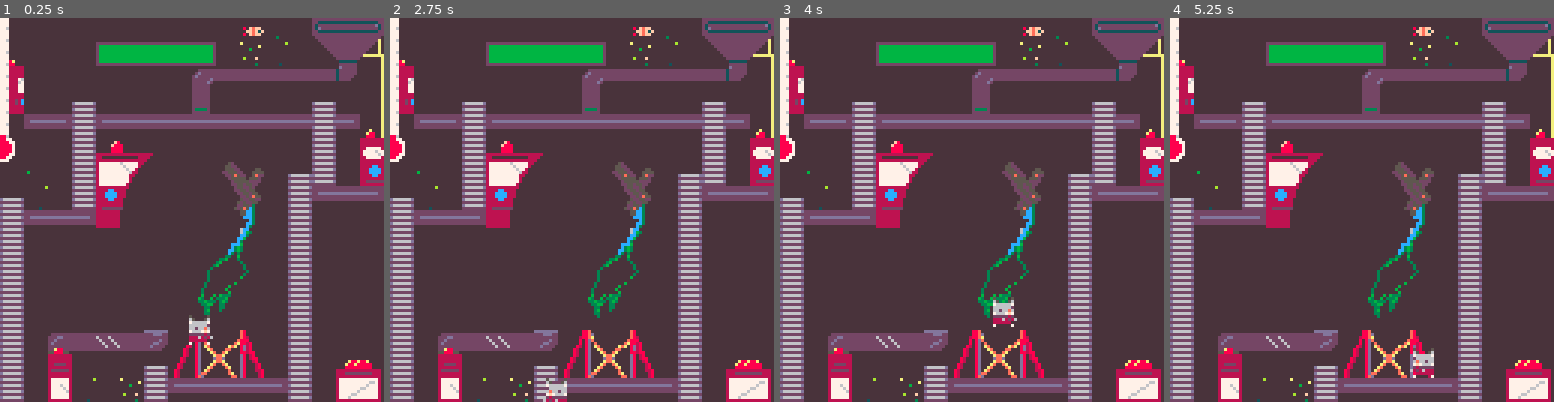
Above: before the commit, frames 1-4 (left to right).
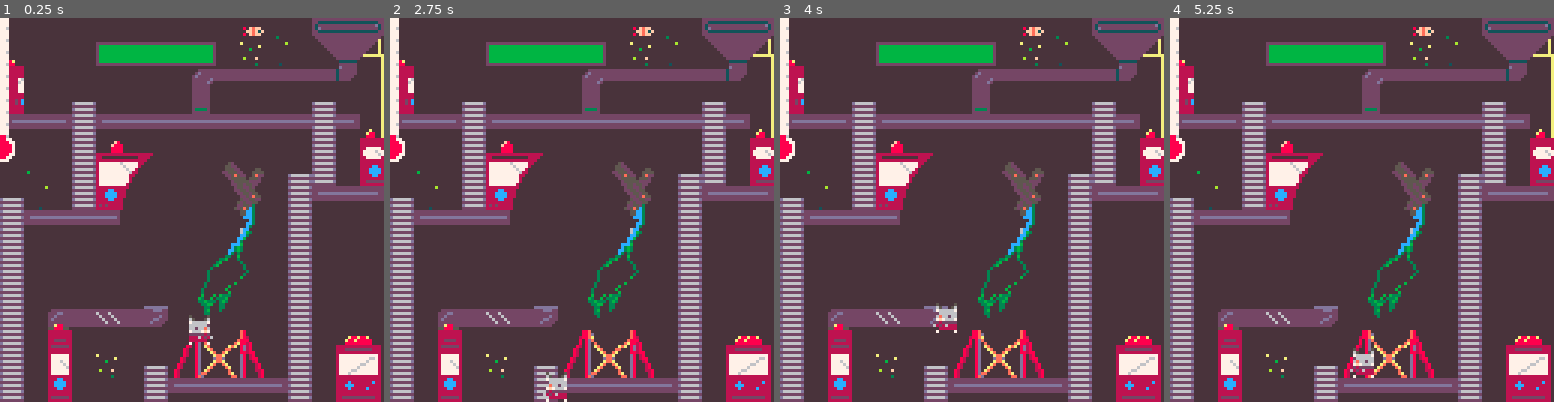
Above: after the commit, the same moments.

Repository: keatontate/gmtk-jam-2025
Game: PICO-8 cartridge src/loop-game.p8
The game is run twice, just before and just after one commit, with the same random seed, the same clock (stepped at 60 frames per second) and the same inputs.
Inputs:
- Up to frame 1 (0.25 s): no input
- Up to frame 2 (2.75 s): tap O (Z key) at 0.33, 0.7, 1.43, 2.22 s; hold Left 1.97-2.37 s; hold Down from 2.42 s (still down)
- Up to frame 3 (4 s): release Down at 2.82 s; hold Right 2.87-3.53 s; tap O (Z key) at 3.1, 3.98 s; hold Up from 3.58 s (still down)
- Up to frame 4 (5.25 s): release Up at 4.08 s; hold Right 4.13-4.53 s; hold Down 4.58-5.08 s; tap O (Z key) at 4.87 s; hold Left from 5.13 s (still down)

The runs differ from the first frame. In frame 1, 5.8% of the frame differs, in the area x 2-100%, y 25-100%; in frame 2, 6.1%; in frame 3, 6.3%; in frame 4, 6.5%.

Commit message:
Added solid collision tiles under machines and on boundary

Diff:
--- a/src/loop-game.p8
+++ b/src/loop-game.p8
@@ -3,9 +3,10 @@
 __lua__
 -- fish-loops
 -- james, john, keaton, lilly
+
+-- change the palette colors
 poke(0x5f2e,1)
 pal({[0]=-11,5,6,7,13,12,-13,3,-3,-9,-6,-5,-8,8,-2,15},1)
---pal({[0]=131,3,139,12,138,135,15,7,142,8,136,141,133,5,13,6},1)
 
 #include game-loop.lua
 #include character.lua
@@ -89,28 +90,26 @@
 
 
 
-
 __gff__
-0000000000000002000101010000000000000000000000020000000004000000000000000000010000000000040000000000000000000000000000000000000000000000000000000000000000000000000000000000000000000000000000000000000000000000000000000000000000000000000000000000000000000000
-0000000000000000000000000000000000000000000000000000000000000000000000000000000000000000000000000000000000000000000000000000000000000000000000000000000000000000000000000000000000000000000000000000000000000000000000000000000000000000000000000000000000000000
+0000000000000002000101010000000000000000000000020000000004000000000000000000010000000000040000000000000000000000000000000000000000000000000000000000000000000000000000000000000000000001000000000000000001000000000000000000000000000000010000000000000000000000
+0000000001000000000000000000000000000001000000000000000000000000000000000000000000000000000000000000000000000000000000000000000000000000000000000000000000000000000000000000000000000000000000000000000000000000000000000000000000000000000000000000000000000000
 __map__
 1b00000000000000000020210056575800000000000000000000000000000000000000000000000000000000000000000000000000000000000000000000000000000000000000000000000000000000000000000000000000000000000000000000000000000000000000000000000000000000000000000000000000000000
 2b00000060616161620030320066676800000000000000000000000000000000000000000000000000000000000000000000000000000000000000000000000000000000000000000000000000000000000000000000000000000000000000000000000000000000000000000000000000000000000000000000000000000000
 3b00000000000000457676767676772600000000000000000000000000000000000000000000000000000000000000000000000000000000000000000000000000000000000000000000000000000000000000000000000000000000000000000000000000000000000000000000000000000000000000000000000000000000
 4b00000700000000550000000007002600000000000000000000000000000000000000000000000000000000000000000000000000000000000000000000000000000000000000000000000000000000000000000000000000000000000000000000000000000000000000000000000000000000000000000000000000000000
-5b090b17090a0a0a0a0a0a0a0a170b0c00000000000000000000000000000000000000000000000000000000000000000000000000000000000000000000000000000000000000000000000000000000000000000000000000000000000000000000000000000000000000000000000000000000000000000000000000000000
+5b0a0b17090a0a0a0a0a0a0a0a170b0c00000000000000000000000000000000000000000000000000000000000000000000000000000000000000000000000000000000000000000000000000000000000000000000000000000000000000000000000000000000000000000000000000000000000000000000000000000000
 6b00001763646500000000000017001c00000000000000000000000000000000000000000000000000000000000000000000000000000000000000000000000000000000000000000000000000000000000000000000000000000000000000000000000000000000000000000000000000000000000000000000000000000000
 0033001773740000000e0f000717002c00000000000000000000000000000000000000000000000000000000000000000000000000000000000000000000000000000000000000000000000000000000000000000000000000000000000000000000000000000000000000000000000000000000000000000000000000000000
 0732001783840000001e1f0017090a0b00000000000000000000000000000000000000000000000000000000000000000000000000000000000000000000000000000000000000000000000000000000000000000000000000000000000000000000000000000000000000000000000000000000000000000000000000000000
-17090a0b9300000000002f001700000000000000000000000000000000000000000000000000000000000000000000000000000000000000000000000000000000000000000000000000000000000000000000000000000000000000000000000000000000000000000000000000000000000000000000000000000000000000
+17090a0a9300000000002f001700000000000000000000000000000000000000000000000000000000000000000000000000000000000000000000000000000000000000000000000000000000000000000000000000000000000000000000000000000000000000000000000000000000000000000000000000000000000000
 1700000000000000003e3f001700000000000000000000000000000000000000000000000000000000000000000000000000000000000000000000000000000000000000000000000000000000000000000000000000000000000000000000000000000000000000000000000000000000000000000000000000000000000000
 17000000000000004d4e4f001700000000000000000000000000000000000000000000000000000000000000000000000000000000000000000000000000000000000000000000000000000000000000000000000000000000000000000000000000000000000000000000000000000000000000000000000000000000000000
 17000000000000005d5e00001700000000000000000000000000000000000000000000000000000000000000000000000000000000000000000000000000000000000000000000000000000000000000000000000000000000000000000000000000000000000000000000000000000000000000000000000000000000000000
-17000000000000006d6e00001700000000000000000000000000000000000000000000000000000000000000000000000000000000000000000000000000000000000000000000000000000000000000000000000000000000000000000000000000000000000000000000000000000000000000000000000000000000000000
-1700343524353640414243001700000000000000000000000000000000000000000000000000000000000000000000000000000000000000000000000000000000000000000000000000000000000000000000000000000000000000000000000000000000000000000000000000000000000000000000000000000000000000
-1700290000000750515253001700272800000000000000000000000000000000000000000000000000000000000000000000000000000000000000000000000000000000000000000000000000000000000000000000000000000000000000000000000000000000000000000000000000000000000000000000000000000000
-17003932003017090a0a0a0b1700373800000000000000000000000000000000000000000000000000000000000000000000000000000000000000000000000000000000000000000000000000000000000000000000000000000000000000000000000000000000000000000000000000000000000000000000000000000000
-1700490000001700000000001700474800000000000000000000000000000000000000000000000000000000000000000000000000000000000000000000000000000000000000000000000000000000000000000000000000000000000000000000000000000000000000000000000000000000000000000000000000000000
+17003435243536006d6e00001700000000000000000000000000000000000000000000000000000000000000000000000000000000000000000000000000000000000000000000000000000000000000000000000000000000000000000000000000000000000000000000000000000000000000000000000000000000000000
+1700290000000040414243001700272800000000000000000000000000000000000000000000000000000000000000000000000000000000000000000000000000000000000000000000000000000000000000000000000000000000000000000000000000000000000000000000000000000000000000000000000000000000
+1700390030000750515253001700373800000000000000000000000000000000000000000000000000000000000000000000000000000000000000000000000000000000000000000000000000000000000000000000000000000000000000000000000000000000000000000000000000000000000000000000000000000000
+17004900000017090a0a0a0b1700474800000000000000000000000000000000000000000000000000000000000000000000000000000000000000000000000000000000000000000000000000000000000000000000000000000000000000000000000000000000000000000000000000000000000000000000000000000000
 090a0a0a0a0a0a0a0a0a0a0a0a0a0a0b00000000000000000000000000000000000000000000000000000000000000000000000000000000000000000000000000000000000000000000000000000000000000000000000000000000000000000000000000000000000000000000000000000000000000000000000000000000
 
 
Not shown, changed: 21 lines of the sprite sheet (__gfx__) section of src/loop-game.p8
